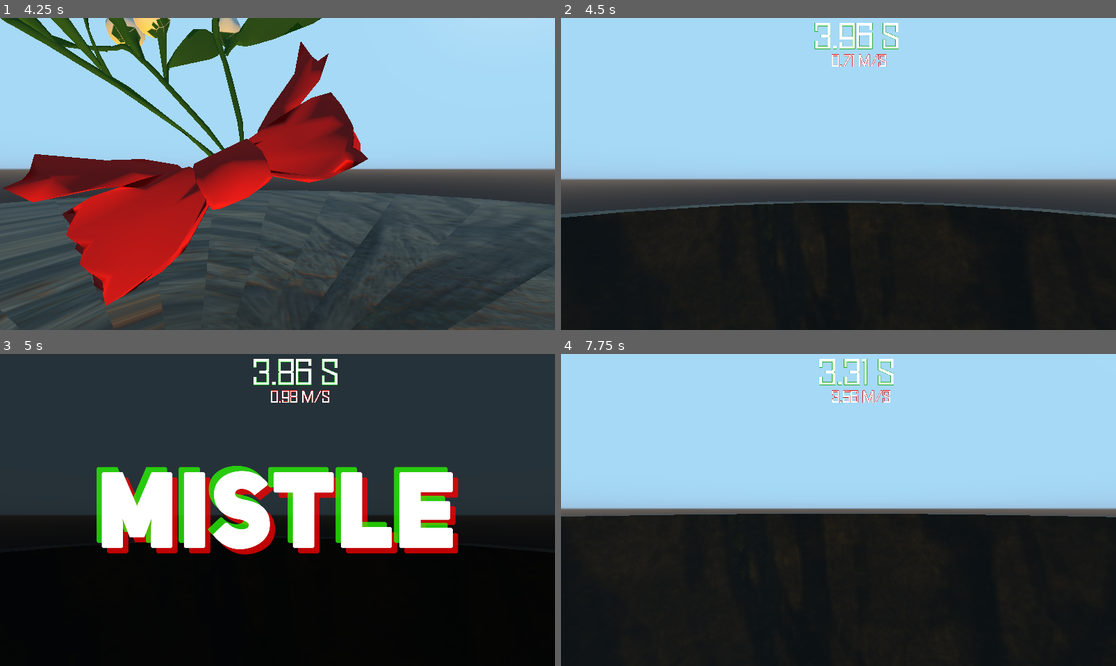
Above: before the commit, frames 1-4 (two rows, left to right).
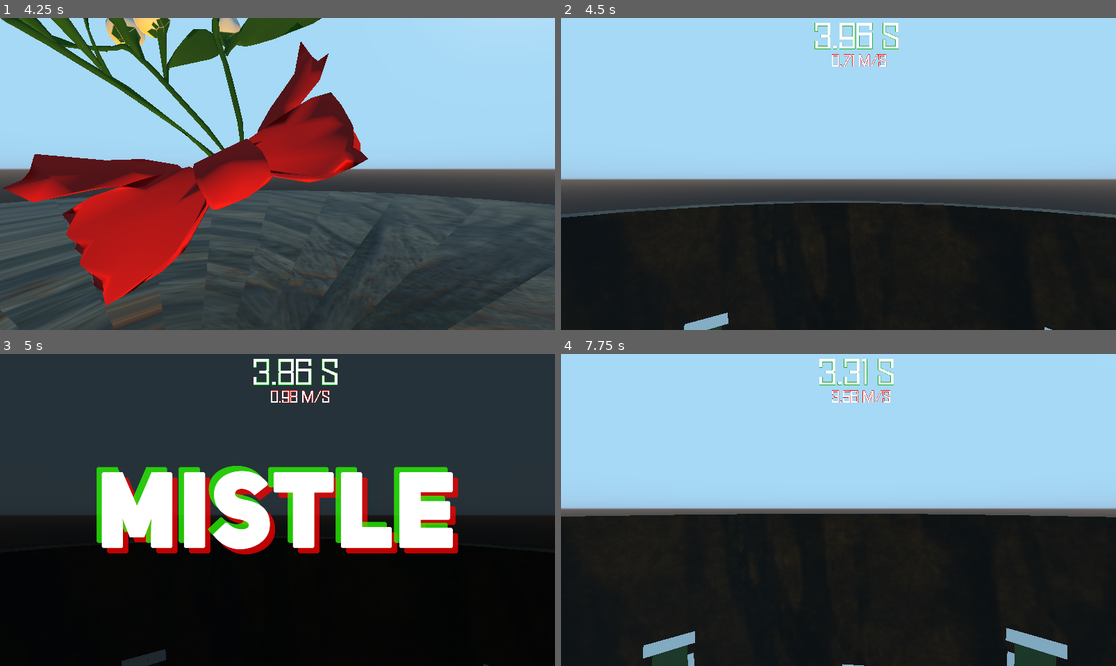
Above: after the commit, the same moments.

Repository: Keiron-Beadle/3TG_Nov_2022
Game: Godot game, scene res://FirstLevel.tscn
The game is run twice, just before and just after one commit, with the same random seed, the same clock (stepped at 60 frames per second) and the same inputs.
Inputs (mouse positions are in pixels of both pictures, inside the frame that each line leads up to):
- Up to frame 1 (4.25 s): tap Enter at 0.5 s; move the mouse to (305, 174) at 0.52 s; hold W (forward) from 0.53 s (still down); click (305, 174) at 0.67 s; tap Space (jump) at 0.77, 1.52, 3.02, 3.77 s; move the mouse to (249, 174) at 1.27 s; move the mouse to (288, 167) at 2.02 s; move the mouse to (271, 180) at 2.77 s; click (271, 180) at 2.92 s; move the mouse to (316, 177) at 3.52 s
- Up to frame 2 (4.5 s): keep holding W (forward); move the mouse to (794, 170) at 4.27 s
- Up to frame 3 (5 s): keep holding W (forward); tap Space (jump) at 4.52 s
- Up to frame 4 (7.75 s): move the mouse to (844, 510) at 5.02 s; click (844, 510) at 5.17 s; move the mouse to (816, 503) at 5.77 s; release W (forward) at 5.78 s; hold D (strafe_right) 5.78-6.53 s; tap Space (jump) at 6.02, 6.77, 7.52 s; move the mouse to (866, 510) at 6.52 s; hold W (forward) from 6.53 s (still down); move the mouse to (810, 510) at 7.27 s; click (810, 510) at 7.42 s

Frame 1 is identical in both runs. In frame 2, 0.3% of the frame differs, in the area x 22-89%, y 94-100%; in frame 3, 0.3%; in frame 4, 1.7%, in the area x 14-92%, y 87-100%.

Commit message:
Angels are moving strangely.

Diff:
--- a/Game/AngelChase.gd
+++ b/Game/AngelChase.gd
@@ -4,10 +4,12 @@
 var kill = false
 var normal_speed = 120
 var kill_speed = 400
+var time_node
 
 # Called when the node enters the scene tree for the first time.
 func _ready():
 	player = get_node("/root/Spatial/Player")
+	time_node = get_node("/root/Spatial/TEXT/TimeLeft")
 	pass # Replace with function body.
 
 
@@ -20,6 +22,8 @@
 		movement += dir * kill_speed * delta
 	else:
 		movement += dir * normal_speed * delta
+		if time_node.time < 0:
+			kill = true
 	move_and_slide(movement)
 	look_at(player_pos, Vector3(0,1,0))
 	pass
--- a/Game/FirstLevel.tscn
+++ b/Game/FirstLevel.tscn
@@ -91,6 +91,7 @@
 
 [node name="Player" type="KinematicBody" parent="."]
 transform = Transform( 0.413963, 0, 0.910294, 0, 1, 0, -0.910294, 0, 0.413963, 10.6465, 36.9018, 5.41394 )
+collision_mask = 62
 script = ExtResource( 1 )
 
 [node name="Main_Collider" type="CollisionShape" parent="Player"]
@@ -114,24 +115,32 @@
 [node name="CSGBox" type="CSGBox" parent="World/Funnel"]
 transform = Transform( 0.839721, 5.41368e-05, -0.543019, 0.000317995, 1, 0.000591427, 0.543019, -0.00066931, 0.83972, -1.48476, 55.692, 10.5359 )
 use_collision = true
+collision_layer = 16
+collision_mask = 0
 width = 7.17791
 height = 23.0252
 
 [node name="CSGBox2" type="CSGBox" parent="World/Funnel"]
 transform = Transform( 0.839721, 5.41368e-05, -0.543019, 0.000317995, 1, 0.000591427, 0.543019, -0.00066931, 0.83972, 7.0009, 55.692, -2.46775 )
 use_collision = true
+collision_layer = 16
+collision_mask = 0
 width = 7.17791
 height = 23.0252
 
 [node name="CSGBox3" type="CSGBox" parent="World/Funnel"]
 transform = Transform( -0.505091, 0.000671057, -0.863066, 0.000317995, 1, 0.000591427, 0.863066, 2.42813e-05, -0.505091, 5.72367, 55.692, 6.35034 )
 use_collision = true
+collision_layer = 16
+collision_mask = 0
 width = 15.8848
 height = 23.0252
 
 [node name="OuterTree" type="CSGCylinder" parent="World"]
 transform = Transform( 1, 0, 0, 0, 1, 0, 0, 0, 1, -0.0734901, 12.2242, -0.182068 )
 use_collision = true
+collision_layer = 2
+collision_mask = 9
 radius = 30.0
 height = 123.821
 sides = 23
@@ -161,83 +170,87 @@
 [node name="CSGBox" type="CSGBox" parent="World/Course"]
 transform = Transform( 0.690323, 0.521382, -0.501612, -0.577597, 0.814671, 0.0518842, 0.435701, 0.253913, 0.863535, 2.63309, 43.4957, 4.28881 )
 use_collision = true
-collision_layer = 32
+collision_layer = 16
 height = 12.0591
 depth = 14.1229
 
 [node name="CSGBox2" type="CSGBox" parent="World/Course"]
 transform = Transform( -0.352084, -0.448477, -1.97577, -0.519381, 1.41891, -0.115769, 0.77864, 0.743669, -0.97062, -6.73352, 34.0203, -4.02444 )
 use_collision = true
-collision_layer = 32
+collision_layer = 16
 height = 6.19326
 depth = 9.04224
 
 [node name="CSGBox3" type="CSGBox" parent="World/Course"]
 transform = Transform( -0.875136, -0.605566, -0.702729, -0.410702, 1.50912, 0.201915, 0.255851, 0.351162, -2.07956, -24.5134, 21.3815, 8.78554 )
 use_collision = true
-collision_layer = 32
+collision_layer = 16
 height = 6.19326
 depth = 9.04224
 
 [node name="CSGBox5" type="CSGBox" parent="World/Course"]
 transform = Transform( 0.848847, 0.693192, 0.717105, -0.45683, 1.47703, 0.120715, -0.266016, -0.324559, 2.08095, 23.9665, 4.74171, -7.65648 )
 use_collision = true
-collision_layer = 32
+collision_layer = 16
 height = 6.19326
 depth = 9.04224
 
 [node name="CSGBox6" type="CSGBox" parent="World/Course"]
 transform = Transform( 0.0446284, 1.57133, 0.717105, -0.998098, 0.0470754, 0.120715, 0.04252, -0.544218, 2.08095, 5.82156, -5.19069, -26.1201 )
 use_collision = true
-collision_layer = 32
+collision_layer = 16
 height = 6.19326
 depth = 9.04224
 
 [node name="CSGBox7" type="CSGBox" parent="World/Course"]
 transform = Transform( -0.648632, 1.26117, 0.14859, -0.179941, -0.110949, -2.16338, -0.739525, -1.07917, 0.396067, -10.4319, -6.85378, -23.9817 )
 use_collision = true
-collision_layer = 32
+collision_layer = 16
 height = 6.19326
 depth = 9.04224
 
 [node name="CSGBox8" type="CSGBox" parent="World/Course"]
 transform = Transform( -0.829694, 0.734327, -0.753228, -0.46894, -1.46931, -0.00511427, -0.302823, 0.263364, 2.07166, -24.0878, -6.90103, -8.58568 )
 use_collision = true
-collision_layer = 32
+collision_layer = 16
 height = 6.19326
 depth = 9.04224
 
 [node name="CSGBox10" type="CSGBox" parent="World/Course"]
 transform = Transform( -2.37353e-08, -1.301, 0, 0.543, -5.68685e-08, 0, 0, 0, 1.115, -0.611373, -36.0243, -0.666555 )
 use_collision = true
-collision_layer = 32
+collision_layer = 16
 height = 6.19326
 depth = 9.04224
 
 [node name="CSGBox9" type="CSGBox" parent="World/Course"]
 transform = Transform( -2.47844e-08, -9.042, 0, 0.567, -3.95238e-07, 0, 0, 0, 5.822, -0.00899124, -24.5634, -0.264123 )
 use_collision = true
+collision_layer = 4
+collision_mask = 0
 height = 6.19326
 depth = 9.04224
 material = SubResource( 5 )
 
 [node name="CSGCylinder" type="CSGCylinder" parent="World/Course/CSGBox9"]
-transform = Transform( -7.70924e-08, 1.76367, 0, -0.110595, -4.83426e-09, 0, 0, 0, 0.171762, -1.37128, -0.000994383, 0.0453664 )
+transform = Transform( -7.70924e-08, 1.76367, 0, -0.110595, -4.83426e-09, 0, 0, 0, 0.171762, -0.0807991, -0.000994387, 0.0453664 )
 operation = 2
 radius = 5.515
-height = 4.37
+height = 1.454
 
 [node name="CSGBox4" type="CSGBox" parent="World/Course"]
 transform = Transform( 0.125159, 1.56297, -0.702729, 0.990672, -0.167841, 0.201915, 0.0538955, -0.544458, -2.07956, -8.70848, 10.7452, 9.45266 )
 use_collision = true
-collision_layer = 32
+collision_layer = 16
+collision_mask = 0
 height = 6.19326
 depth = 9.04224
 
 [node name="Mistletoe" type="CSGMesh" parent="World"]
 transform = Transform( 0.322814, -0.0689358, 0.225918, 0.0916453, 0.389169, -0.0122025, -0.217697, 0.0616086, 0.329867, 0.0564886, 78.0639, -0.0504845 )
 use_collision = true
-collision_layer = 16
+collision_layer = 32
+collision_mask = 0
 mesh = ExtResource( 8 )
 material = SubResource( 6 )
 
@@ -247,6 +260,8 @@
 
 [node name="Angel1" type="KinematicBody" parent="World/Angels/Wave1"]
 transform = Transform( -0.972561, 0, -0.232648, 0, 1, 0, 0.232648, 0, -0.972561, -8.24676, 60.3645, -26.7252 )
+collision_layer = 8
+collision_mask = 0
 script = ExtResource( 17 )
 
 [node name="angel_model" parent="World/Angels/Wave1/Angel1" instance=ExtResource( 16 )]
@@ -258,6 +273,8 @@
 
 [node name="Angel2" type="KinematicBody" parent="World/Angels/Wave1"]
 transform = Transform( -0.972561, 0, -0.232648, 0, 1, 0, 0.232648, 0, -0.972561, -13.2877, 61.7384, -22.6738 )
+collision_layer = 8
+collision_mask = 0
 script = ExtResource( 17 )
 
 [node name="angel_model" parent="World/Angels/Wave1/Angel2" instance=ExtResource( 16 )]
@@ -269,6 +286,8 @@
 
 [node name="Angel3" type="KinematicBody" parent="World/Angels/Wave1"]
 transform = Transform( -0.972561, 0, -0.232648, 0, 1, 0, 0.232648, 0, -0.972561, -22.7699, 60.3645, 8.96578 )
+collision_layer = 8
+collision_mask = 0
 script = ExtResource( 17 )
 
 [node name="angel_model" parent="World/Angels/Wave1/Angel3" instance=ExtResource( 16 )]
@@ -279,7 +298,9 @@
 shape = SubResource( 14 )
 
 [node name="Angel4" type="KinematicBody" parent="World/Angels/Wave1"]
-transform = Transform( -0.972561, 0, -0.232648, 0, 1, 0, 0.232648, 0, -0.972561, -27.8285, 54.9263, -9.25867 )
+transform = Transform( -0.972561, 0, -0.232648, 0, 1, 0, 0.232648, 0, -0.972561, -21.7908, 54.9263, -9.25867 )
+collision_layer = 8
+collision_mask = 0
 script = ExtResource( 17 )
 
 [node name="angel_model" parent="World/Angels/Wave1/Angel4" instance=ExtResource( 16 )]
@@ -290,7 +311,9 @@
 shape = SubResource( 14 )
 
 [node name="Angel5" type="KinematicBody" parent="World/Angels/Wave1"]
-transform = Transform( 0.985856, 0, 0.167595, 0, 1, 0, -0.167595, 0, 0.985856, -22.6786, 53.0567, 24.3686 )
+transform = Transform( 0.985856, 0, 0.167595, 0, 1, 0, -0.167595, 0, 0.985856, -14.1005, 53.0567, 18.6225 )
+collision_layer = 8
+collision_mask = 0
 script = ExtResource( 17 )
 
 [node name="angel_model" parent="World/Angels/Wave1/Angel5" instance=ExtResource( 16 )]
@@ -302,12 +325,146 @@
 
 [node name="Angel6" type="KinematicBody" parent="World/Angels/Wave1"]
 transform = Transform( -0.963891, 0, -0.266296, 0, 1, 0, 0.266296, 0, -0.963891, -3.21708, 53.0567, -26.3107 )
+collision_layer = 8
+collision_mask = 0
 script = ExtResource( 17 )
 
 [node name="angel_model" parent="World/Angels/Wave1/Angel6" instance=ExtResource( 16 )]
 transform = Transform( 0.85, 0, 0, 0, 0.85, 0, 0, 0, 0.85, 0, 0, 0 )
 
 [node name="CollisionShape" type="CollisionShape" parent="World/Angels/Wave1/Angel6"]
+transform = Transform( 1, 0, 0, 0, -4.37114e-08, -1, 0, 1, -4.37114e-08, 0, 0, 0 )
+shape = SubResource( 14 )
+
+[node name="Angel7" type="KinematicBody" parent="World/Angels/Wave1"]
+transform = Transform( -0.963891, 0, -0.266296, 0, 1, 0, 0.266296, 0, -0.963891, 24.7728, 36.1298, -9.10983 )
+collision_layer = 8
+collision_mask = 0
+script = ExtResource( 17 )
+
+[node name="angel_model" parent="World/Angels/Wave1/Angel7" instance=ExtResource( 16 )]
+transform = Transform( 0.85, 0, 0, 0, 0.85, 0, 0, 0, 0.85, 0, 0, 0 )
+
+[node name="CollisionShape" type="CollisionShape" parent="World/Angels/Wave1/Angel7"]
+transform = Transform( 1, 0, 0, 0, -4.37114e-08, -1, 0, 1, -4.37114e-08, 0, 0, 0 )
+shape = SubResource( 14 )
+
+[node name="Angel8" type="KinematicBody" parent="World/Angels/Wave1"]
+transform = Transform( -0.963891, 0, -0.266296, 0, 1, 0, 0.266296, 0, -0.963891, 22.4837, 36.1298, 13.7194 )
+collision_layer = 8
+collision_mask = 0
+script = ExtResource( 17 )
+
+[node name="angel_model" parent="World/Angels/Wave1/Angel8" instance=ExtResource( 16 )]
+transform = Transform( 0.85, 0, 0, 0, 0.85, 0, 0, 0, 0.85, 0, 0, 0 )
+
+[node name="CollisionShape" type="CollisionShape" parent="World/Angels/Wave1/Angel8"]
+transform = Transform( 1, 0, 0, 0, -4.37114e-08, -1, 0, 1, -4.37114e-08, 0, 0, 0 )
+shape = SubResource( 14 )
+
+[node name="Wave2" type="Spatial" parent="World/Angels"]
+
+[node name="Angel9" type="KinematicBody" parent="World/Angels/Wave2"]
+transform = Transform( -0.972561, 0, -0.232648, 0, 1, 0, 0.232648, 0, -0.972561, -8.80255, -41.4261, -26.4026 )
+collision_layer = 8
+collision_mask = 10
+script = ExtResource( 17 )
+
+[node name="angel_model" parent="World/Angels/Wave2/Angel9" instance=ExtResource( 16 )]
+transform = Transform( 0.85, 0, 0, 0, 0.85, 0, 0, 0, 0.85, 0, 0, 0 )
+
+[node name="CollisionShape" type="CollisionShape" parent="World/Angels/Wave2/Angel9"]
+transform = Transform( 1, 0, 0, 0, -4.37114e-08, -1, 0, 1, -4.37114e-08, 0, 0, 0 )
+shape = SubResource( 14 )
+
+[node name="Angel10" type="KinematicBody" parent="World/Angels/Wave2"]
+transform = Transform( -0.972561, 0, -0.232648, 0, 1, 0, 0.232648, 0, -0.972561, 8.37646, -41.4261, -26.4026 )
+collision_layer = 8
+collision_mask = 10
+script = ExtResource( 17 )
+
+[node name="angel_model" parent="World/Angels/Wave2/Angel10" instance=ExtResource( 16 )]
+transform = Transform( 0.85, 0, 0, 0, 0.85, 0, 0, 0, 0.85, 0, 0, 0 )
+
+[node name="CollisionShape" type="CollisionShape" parent="World/Angels/Wave2/Angel10"]
+transform = Transform( 1, 0, 0, 0, -4.37114e-08, -1, 0, 1, -4.37114e-08, 0, 0, 0 )
+shape = SubResource( 14 )
+
+[node name="Angel11" type="KinematicBody" parent="World/Angels/Wave2"]
+transform = Transform( -0.972561, 0, -0.232648, 0, 1, 0, 0.232648, 0, -0.972561, 20.3009, -41.4261, -15.2575 )
+collision_layer = 8
+collision_mask = 10
+script = ExtResource( 17 )
+
+[node name="angel_model" parent="World/Angels/Wave2/Angel11" instance=ExtResource( 16 )]
+transform = Transform( 0.85, 0, 0, 0, 0.85, 0, 0, 0, 0.85, 0, 0, 0 )
+
+[node name="CollisionShape" type="CollisionShape" parent="World/Angels/Wave2/Angel11"]
+transform = Transform( 1, 0, 0, 0, -4.37114e-08, -1, 0, 1, -4.37114e-08, 0, 0, 0 )
+shape = SubResource( 14 )
+
+[node name="Angel12" type="KinematicBody" parent="World/Angels/Wave2"]
+transform = Transform( -0.972561, 0, -0.232648, 0, 1, 0, 0.232648, 0, -0.972561, -23.3567, -41.4261, -16.0164 )
+collision_layer = 8
+collision_mask = 10
+script = ExtResource( 17 )
+
+[node name="angel_model" parent="World/Angels/Wave2/Angel12" instance=ExtResource( 16 )]
+transform = Transform( 0.85, 0, 0, 0, 0.85, 0, 0, 0, 0.85, 0, 0, 0 )
+
+[node name="CollisionShape" type="CollisionShape" parent="World/Angels/Wave2/Angel12"]
+transform = Transform( 1, 0, 0, 0, -4.37114e-08, -1, 0, 1, -4.37114e-08, 0, 0, 0 )
+shape = SubResource( 14 )
+
+[node name="Angel13" type="KinematicBody" parent="World/Angels/Wave2"]
+transform = Transform( -0.972561, 0, -0.232648, 0, 1, 0, 0.232648, 0, -0.972561, -25.4466, -41.4261, 3.87207 )
+collision_layer = 8
+collision_mask = 10
+script = ExtResource( 17 )
+
+[node name="angel_model" parent="World/Angels/Wave2/Angel13" instance=ExtResource( 16 )]
+transform = Transform( 0.85, 0, 0, 0, 0.85, 0, 0, 0, 0.85, 0, 0, 0 )
+
+[node name="CollisionShape" type="CollisionShape" parent="World/Angels/Wave2/Angel13"]
+transform = Transform( 1, 0, 0, 0, -4.37114e-08, -1, 0, 1, -4.37114e-08, 0, 0, 0 )
+shape = SubResource( 14 )
+
+[node name="Angel14" type="KinematicBody" parent="World/Angels/Wave2"]
+transform = Transform( -0.972561, 0, -0.232648, 0, 1, 0, 0.232648, 0, -0.972561, -18.7235, -41.4261, 16.8157 )
+collision_layer = 8
+collision_mask = 10
+script = ExtResource( 17 )
+
+[node name="angel_model" parent="World/Angels/Wave2/Angel14" instance=ExtResource( 16 )]
+transform = Transform( 0.85, 0, 0, 0, 0.85, 0, 0, 0, 0.85, 0, 0, 0 )
+
+[node name="CollisionShape" type="CollisionShape" parent="World/Angels/Wave2/Angel14"]
+transform = Transform( 1, 0, 0, 0, -4.37114e-08, -1, 0, 1, -4.37114e-08, 0, 0, 0 )
+shape = SubResource( 14 )
+
+[node name="Angel15" type="KinematicBody" parent="World/Angels/Wave2"]
+transform = Transform( -0.972561, 0, -0.232648, 0, 1, 0, 0.232648, 0, -0.972561, 10.9029, -41.4261, 23.694 )
+collision_layer = 8
+collision_mask = 10
+script = ExtResource( 17 )
+
+[node name="angel_model" parent="World/Angels/Wave2/Angel15" instance=ExtResource( 16 )]
+transform = Transform( 0.85, 0, 0, 0, 0.85, 0, 0, 0, 0.85, 0, 0, 0 )
+
+[node name="CollisionShape" type="CollisionShape" parent="World/Angels/Wave2/Angel15"]
+transform = Transform( 1, 0, 0, 0, -4.37114e-08, -1, 0, 1, -4.37114e-08, 0, 0, 0 )
+shape = SubResource( 14 )
+
+[node name="Angel16" type="KinematicBody" parent="World/Angels/Wave2"]
+transform = Transform( -0.972561, 0, -0.232648, 0, 1, 0, 0.232648, 0, -0.972561, 23.9412, -41.4063, 1.48535 )
+collision_layer = 8
+collision_mask = 10
+script = ExtResource( 17 )
+
+[node name="angel_model" parent="World/Angels/Wave2/Angel16" instance=ExtResource( 16 )]
+transform = Transform( 0.85, 0, 0, 0, 0.85, 0, 0, 0, 0.85, 0, 0, 0 )
+
+[node name="CollisionShape" type="CollisionShape" parent="World/Angels/Wave2/Angel16"]
 transform = Transform( 1, 0, 0, 0, -4.37114e-08, -1, 0, 1, -4.37114e-08, 0, 0, 0 )
 shape = SubResource( 14 )
 
@@ -358,7 +515,8 @@
 texture = ExtResource( 11 )
 
 [node name="Bottom Circle" type="Area" parent="."]
-transform = Transform( 2.99005, 0, 0, 0, 1, 0, 0, 0, 3.03593, 0, -12.6813, 0 )
+transform = Transform( 2.99, 0, 0, 0, 0.173, 0, 0, 0, 2.609, 0, -12.6813, 0 )
+collision_mask = 257
 script = ExtResource( 15 )
 
 [node name="CollisionShape" type="CollisionShape" parent="Bottom Circle"]
--- a/Game/GlobalListener.gd
+++ b/Game/GlobalListener.gd
@@ -3,6 +3,11 @@
 func _ready():
 	Input.set_mouse_mode(Input.MOUSE_MODE_CAPTURED)
 	get_node("/root/Spatial/TEXT/TimeLeft").set_process(false)
+
+	var angelWaves = get_node("/root/Spatial/World/Angels")
+	for _i in angelWaves.get_children():
+		for _j in _i.get_children():
+			_j.set_physics_process(false)
 
 func _unhandled_input(event):
 	if event is InputEventMouseButton and event.pressed and event.button_index == 1:
--- a/Game/Player_Controller.gd
+++ b/Game/Player_Controller.gd
@@ -82,14 +82,17 @@
 	for i in range(slide_count):
 		var collision = get_slide_collision(i)
 		var collider_layer = collision.collider.get_collision_layer()
-		if collider_layer == 2:
+		if collider_layer == 4:
 			self.global_transform = restartTransform
 			self.velocity = restartVelocity
+		if collider_layer == 16:
+			collision.collider.set_collision_layer(2)
+			emit_signal("addTime")
 		if collider_layer == 32:
-			collision.collider.set_collision_layer(1)
-			emit_signal("addTime")
-		if collider_layer == 16:
-			get_node("/root/Spatial/World/Angels/Wave1").visible = true
+			var wave = get_node("/root/Spatial/World/Angels/Wave1")
+			wave.visible = true
+			for _i in wave.get_children():
+				_i.set_physics_process(true)
 			get_node("/root/Spatial/TEXT").visible = true
 			get_node("/root/Spatial/TEXT/TimeLeft").set_process(true)
 			emit_signal("flash")
@@ -106,6 +109,9 @@
 	if body == self:
 		Engine.time_scale = 0.3
 		timedown.start()
+		var next_wave = get_node("/root/Spatial/World/Angels/Wave2")
+		for _i in next_wave.get_children():
+			_i.set_physics_process(true)
 
 func time_finished():
 	Engine.time_scale = 1
--- a/Game/project.godot
+++ b/Game/project.godot
@@ -53,6 +53,15 @@
  ]
 }
 
+[layer_names]
+
+3d_physics/layer_1="Player"
+3d_physics/layer_2="Tree"
+3d_physics/layer_3="Red Ground"
+3d_physics/layer_4="Angels"
+3d_physics/layer_5="Platforms"
+3d_physics/layer_6="Mistletoe"
+
 [physics]
 
 common/enable_pause_aware_picking=true
